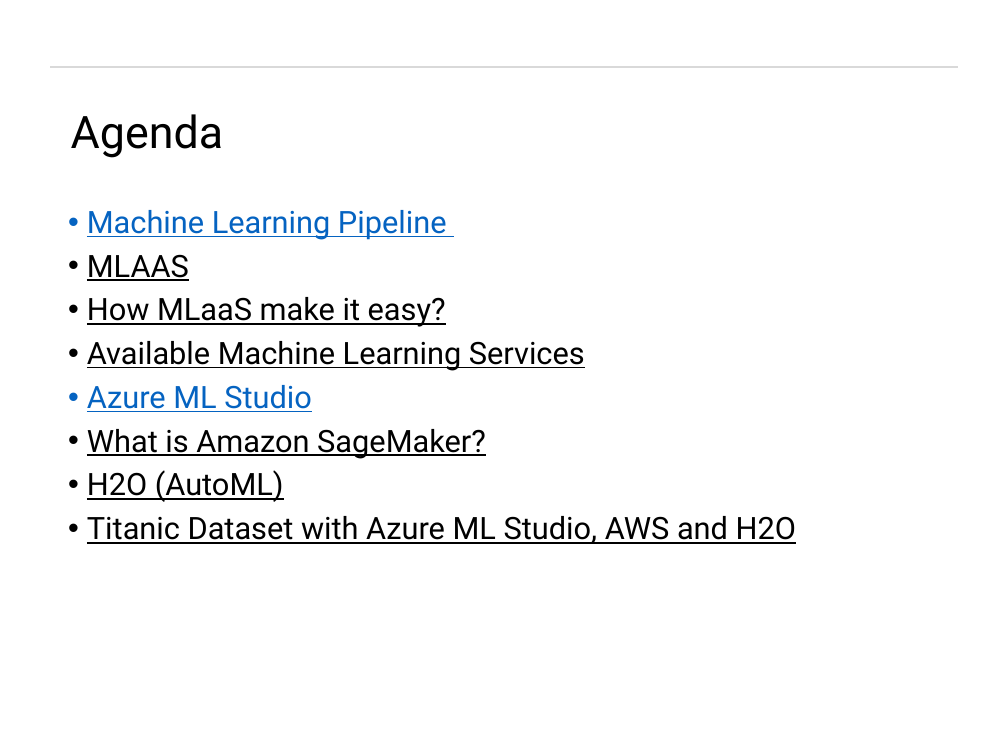
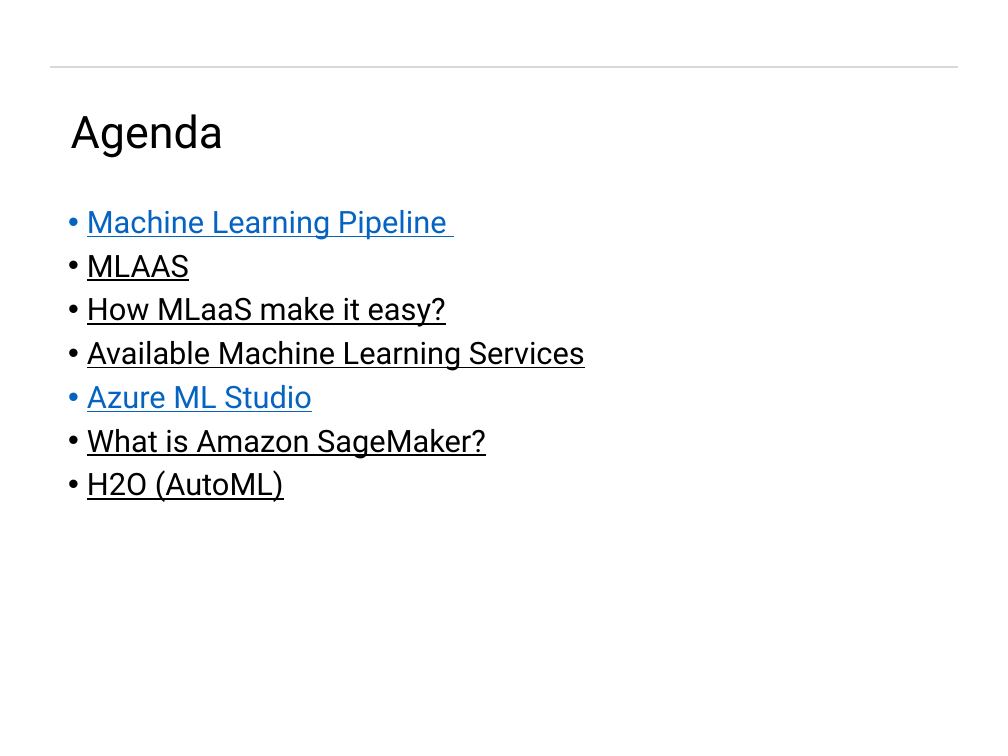
Before and after one commit to tiwari-abhi/ML_Projects, a slide deck: slide 2 of Presentation/Machine Learning As A Service.pptx. Drawn at 1008x756 pixels with LibreOffice and Linux fonts; fonts in the diff are those of the drawing; background and template pictures are left out. Boxes give left, top, right and bottom in pixels: in the first picture for what was removed or moved away, otherwise in the second. Text is boxed around its words. In the diff, an @@ line names an element or a change of style, - is before the commit and + after.

```diff
--- a/Presentation/Machine Learning As A Service.pptx
+++ b/Presentation/Machine Learning As A Service.pptx
@@ text at [87, 516, 796, 544]: paragraph removed @@
-• Titanic Dataset with Azure ML Studio, AWS and H2O
```
Also in this commit, not shown: 2 other slides changed, 1 slide added.
